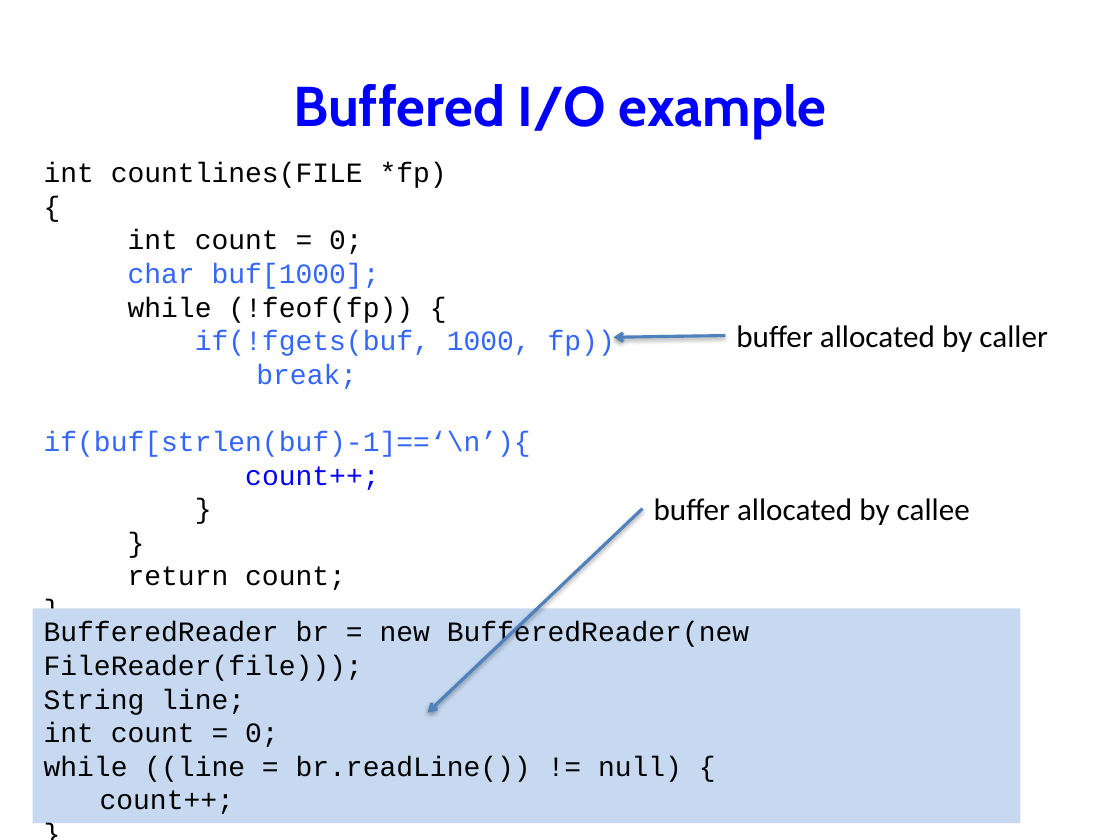
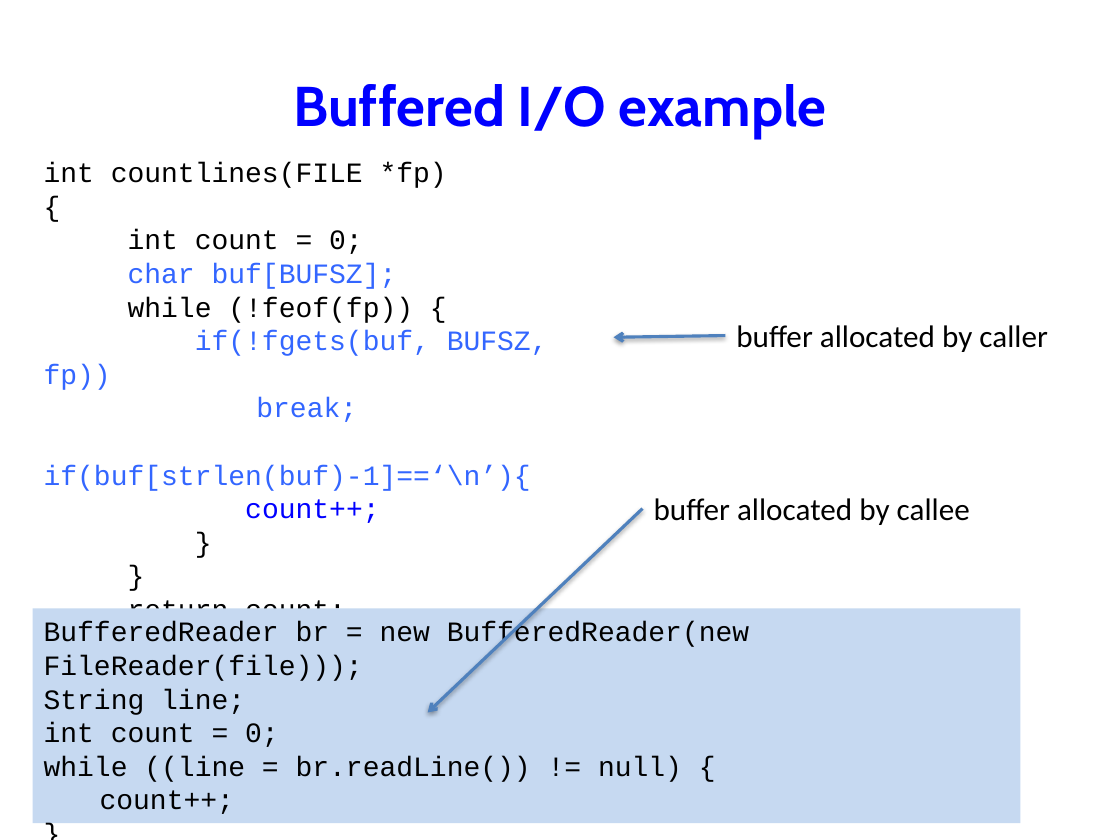
Before and after one commit to NYU-CSO/nyu-cso.github.io, a slide deck: slide 31 of notes/07-largec-io.pptx. Drawn at 1120x840 pixels with LibreOffice and Linux fonts; fonts in the diff are those of the drawing. Boxes give left, top, right and bottom in pixels: in the first picture for what was removed or moved away, otherwise in the second. Text is boxed around its words. In the diff, an @@ line names an element or a change of style, - is before the commit and + after.

```diff
--- a/notes/07-largec-io.pptx
+++ b/notes/07-largec-io.pptx
@@ text at [128,263,397,289]: text changed @@
-char buf[1000];
+char buf[BUFSZ];
@@ text at [44,330,548,390]: text changed @@
-if(!fgets(buf, 1000, fp))
+if(!fgets(buf, BUFSZ, fp))
```
Also in this commit, not shown: 1 other slide changed, 1 other file.
